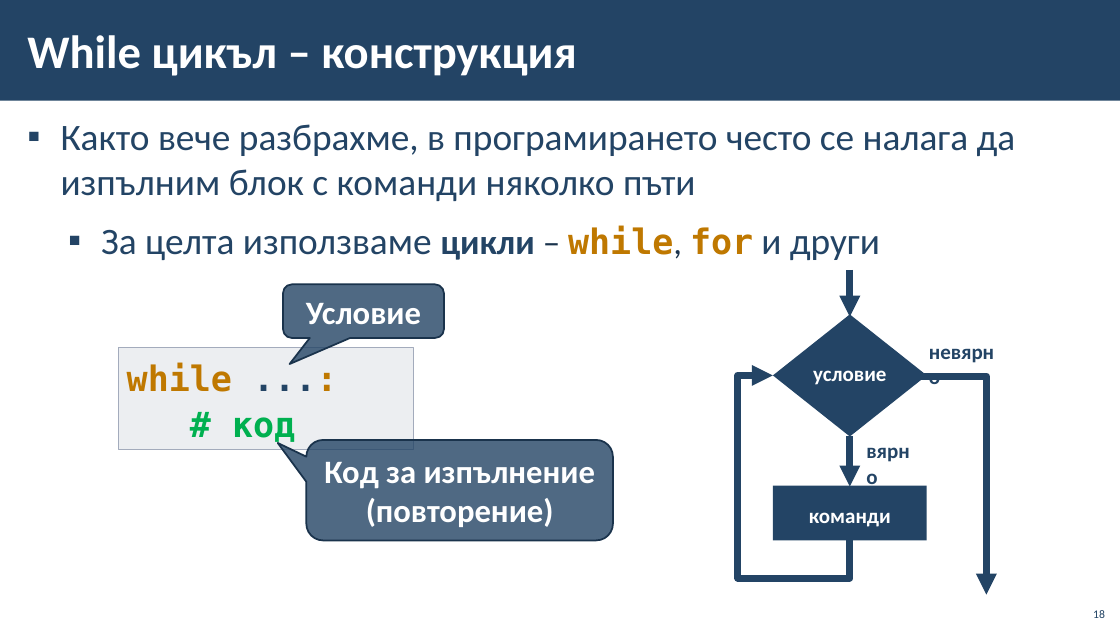
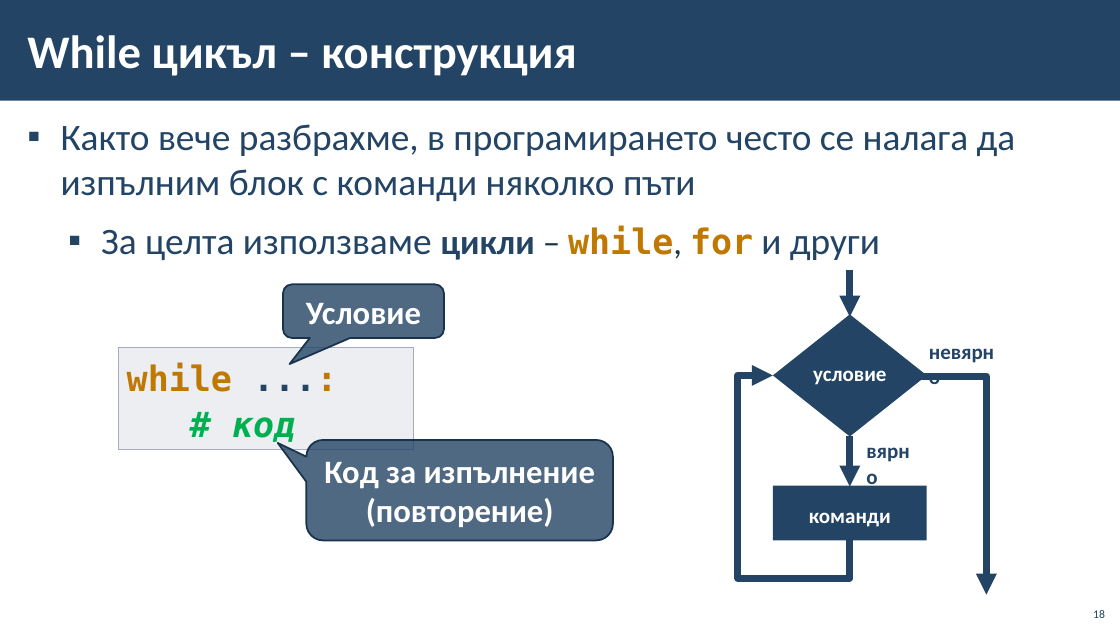
Before and after one commit to BG-IT-Edu/School-Programming, a slide deck: slide 18 of Courses/Computer-Modeling-and-IT/Computer-Modeling-and-IT-6-Class/27-{last-number}-Python/29-Cyclic-Algorithm-Implementation/29-Cyclic-Algorithm-Implementation.pptx. Drawn at 1120x630 pixels with LibreOffice and Linux fonts; fonts in the diff are those of the drawing; background and template pictures are left out. Boxes give left, top, right and bottom in pixels: in the first picture for what was removed or moved away, otherwise in the second. Text is boxed around its words. In the diff, an @@ line names an element or a change of style, - is before the commit and + after.

```diff
--- a/Courses/Computer-Modeling-and-IT/Computer-Modeling-and-IT-6-Class/27-{last-number}-Python/29-Cyclic-Algorithm-Implementation/29-Cyclic-Algorithm-Implementation.pptx
+++ b/Courses/Computer-Modeling-and-IT/Computer-Modeling-and-IT-6-Class/27-{last-number}-Python/29-Cyclic-Algorithm-Implementation/29-Cyclic-Algorithm-Implementation.pptx
@@ text in rectangle at (232, 417, 295, 445): italic on in "# код" @@
```
Also in this commit, not shown: 1 other slide changed.
